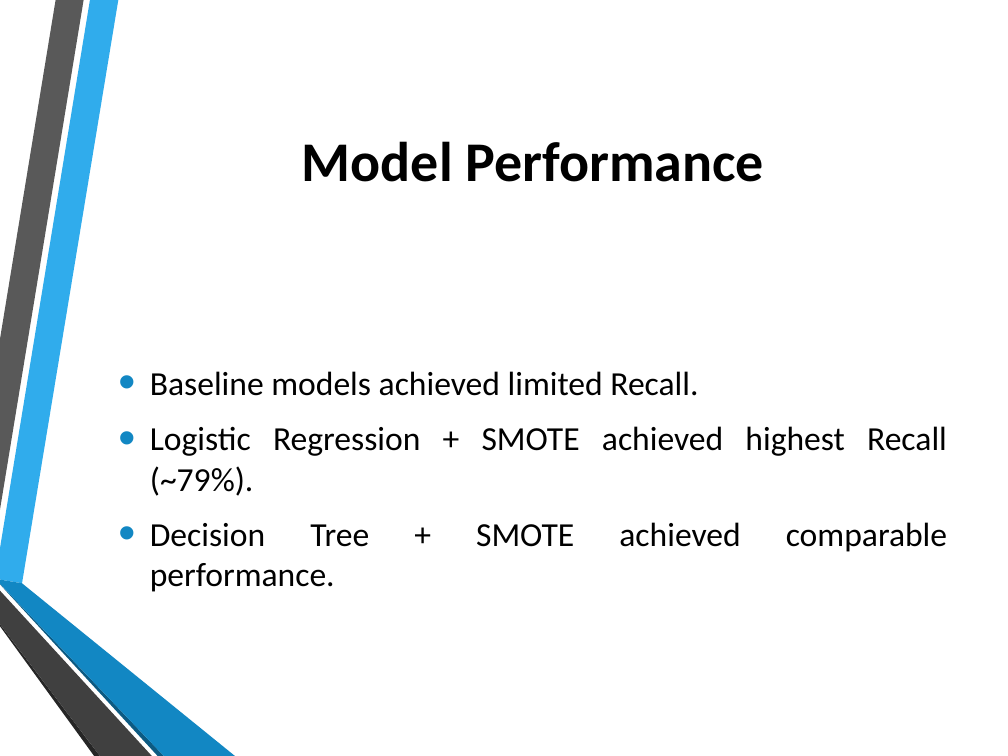
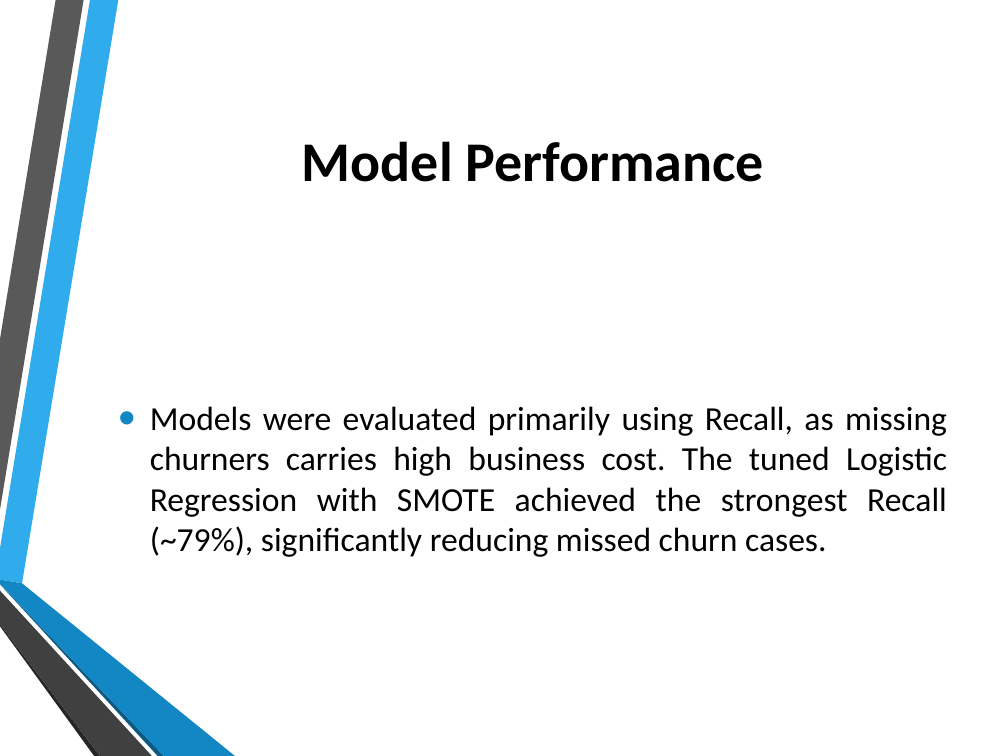
Before and after one commit to klydia22/Phase_3_Project-Telco_Customer_Churn_Prediction, a slide deck: slide 8 of reports/Telco_Customer_Churn_Presentation.pptx. Drawn at 1008x756 pixels with LibreOffice and Linux fonts; fonts in the diff are those of the drawing; background and template pictures are left out. Boxes give left, top, right and bottom in pixels: in the first picture for what was removed or moved away, otherwise in the second. Text is boxed around its words. In the diff, an @@ line names an element or a change of style, - is before the commit and + after.

```diff
--- a/reports/Telco_Customer_Churn_Presentation.pptx
+++ b/reports/Telco_Customer_Churn_Presentation.pptx
@@ text at (x1=150, y1=406, x2=947, y2=557): text changed @@
-• Baseline models achieved limited Recall.
-• Logistic Regression + SMOTE achieved highest Recall (~79%).
-• Decision Tree + SMOTE achieved comparable performance.
+• Models were evaluated primarily using Recall, as missing churners carries high business cost. The tuned Logistic Regression with SMOTE achieved the strongest Recall (~79%), significantly reducing missed churn cases.
```
Also in this commit, not shown: 5 other slides changed, 1 slide added, 4 other files.
